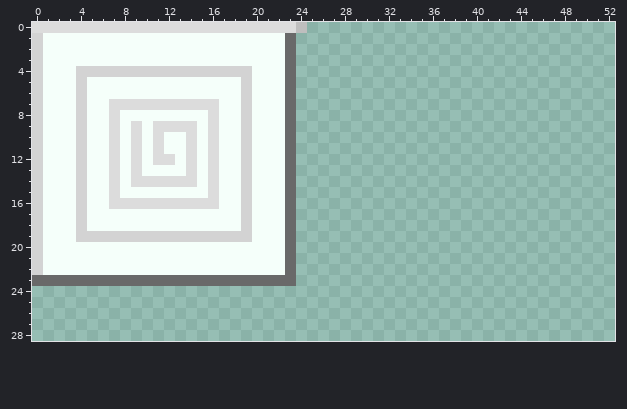
File history of a sprite sheet, assets/map.png. Above is the file before it was changed.
The file is 240x240 pixels. Shown: x 0..52, y 0..28.
The result:
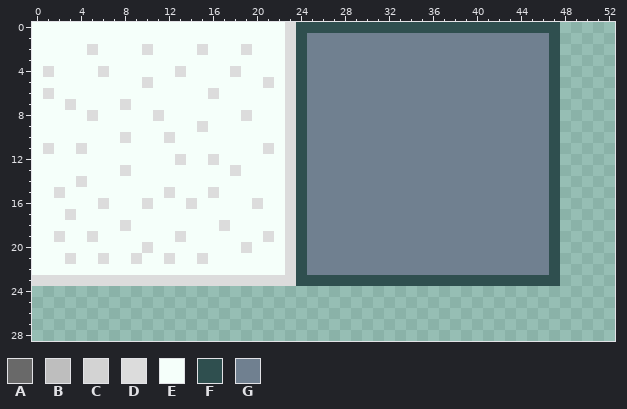
Palette (. is transparent): A #696969  B #bebebe  C #d3d3d3  D #dcdcdc  E #f5fffa  F #2f4f4f  G #708090
Diff:
The author changed colour A to colour D in rows 1 to 22 at x 23; in row 23 at x 0 to 23.
The author changed colour C to colour D in row 4 at x 6, 13 and 18; in row 8 at x 19; in row 11 at x 4; in row 14 at x 4; in row 19 at x 5 and 13.
The author changed colour E to colour D in row 2 at x 5, 10, 15 and 19; in row 4 at x 1; in row 5 at x 10 and 21; in row 6 at x 1 and 16; in row 7 at x 3; in row 8 at x 5 and 11.
The author changed colour E to colour D in row 9 at x 15; in row 10 at x 8 and 12; in row 11 at x 1 and 21; in row 12 at x 13; in row 13 at x 8 and 18; in row 15 at x 2 and 12.
The author changed colour E to colour D in row 16 at x 6 and 20; in row 17 at x 3; in row 18 at x 8 and 17; in row 19 at x 2 and 21; in row 20 at x 10 and 19; in row 21 at x 3, 6, 9, 12 and 15.
The author changed colour C to colour E in rows 1 to 3 at x 0; in row 4 at x 0, 4 to 5, 7 to 12, 14 to 17 and 19; in rows 5 to 7 at x 0, 4 and 19; in row 8 at x 0 and 4; in rows 9 to 10 at x 0, 4 and 19; in row 11 at x 0 and 19.
The author changed colour C to colour E in rows 12 to 13 at x 0, 4 and 19; in row 14 at x 0 and 19; in rows 15 to 18 at x 0, 4 and 19; in row 19 at x 0, 4, 6 to 12 and 14 to 19; in rows 20 to 22 at x 0.
The author changed colour D to colour E in row 0 at x 0 to 22; in row 7 at x 7 and 9 to 16; in row 8 at x 7 and 16; in row 9 at x 7, 9, 11 to 14 and 16; in rows 10 to 11 at x 7, 9, 11, 14 and 16; in row 12 at x 7, 9, 11 to 12 and 14.
The author changed colour D to colour E in row 13 at x 7, 9, 14 and 16; in row 14 at x 7, 9 to 14 and 16; in row 15 at x 7; in row 16 at x 7 to 9, 11 to 13 and 15 to 16.
Colour F now appears in row 0 at x 25 to 47; in rows 1 to 22 at x 24 and 47; in row 23 at x 24 to 47.
The author changed colour B to colour F in row 0 at x 24.
Colour G now appears in rows 1 to 22 at x 25 to 46.
Pixel boxes of the changes (left, top, right, bottom) in both pictures:
changed: (32, 22, 560, 286)
